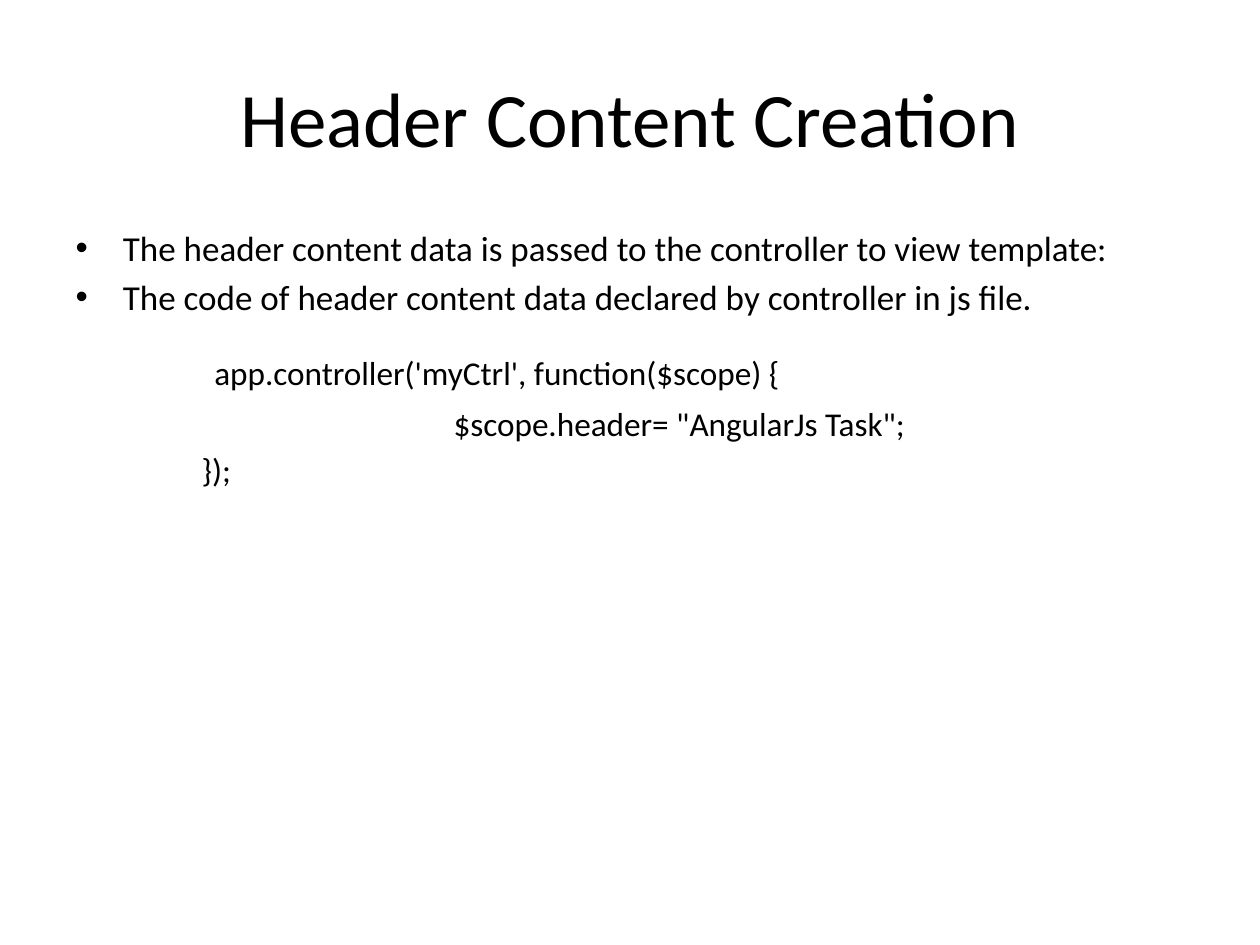
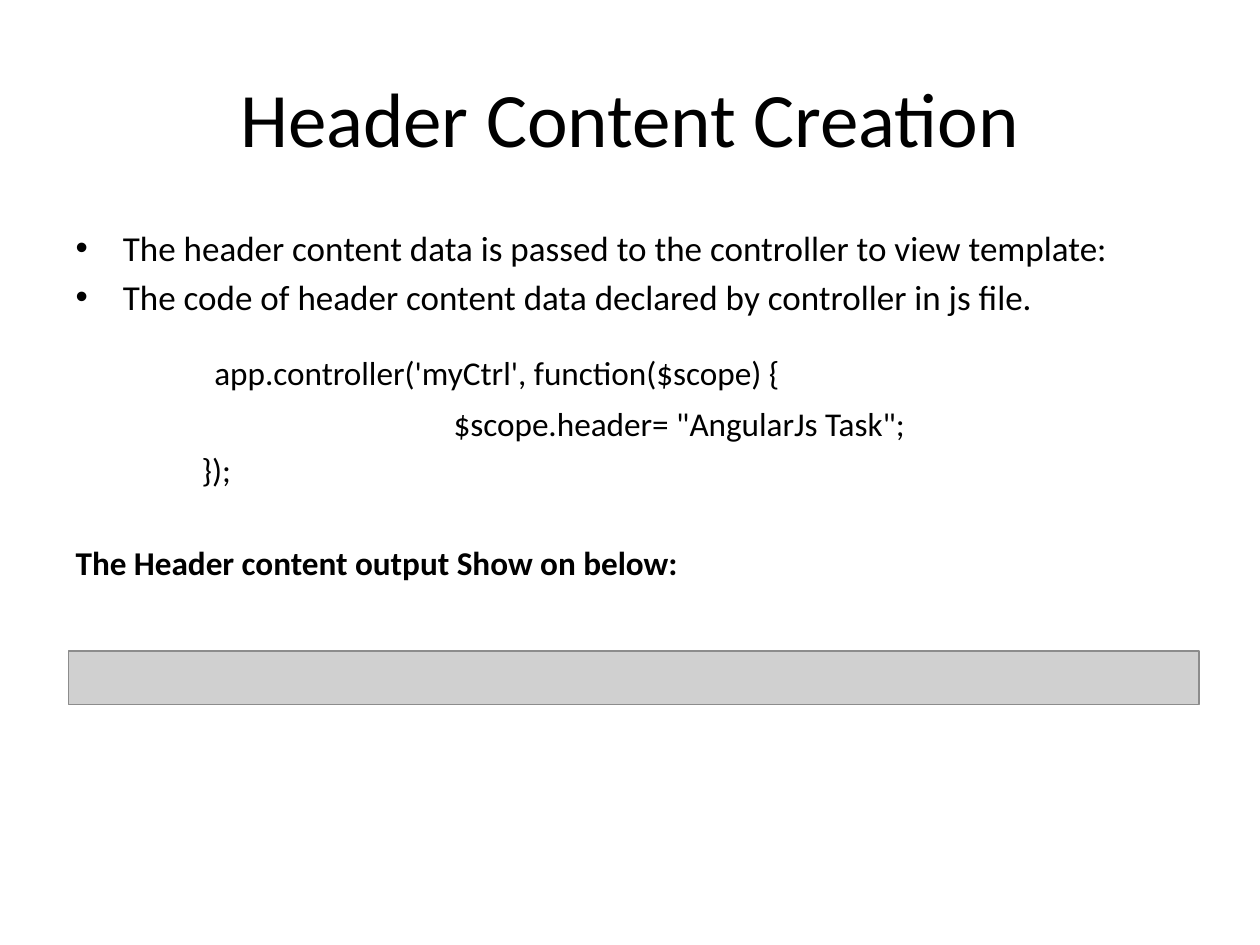
Before and after one commit to Prabugce/Template, a slide deck: slide 11 of Today.pptx. Drawn at 1260x945 pixels with LibreOffice and Linux fonts; fonts in the diff are those of the drawing; grey boxes stand for pictures. Boxes give left, top, right and bottom in pixels: in the first picture for what was removed or moved away, otherwise in the second. Text is boxed around its words. In the diff, an @@ line names an element or a change of style, - is before the commit and + after.

```diff
--- a/Today.pptx
+++ b/Today.pptx
@@ text at <box>76,551,677,581</box>: paragraph added @@
+The Header content output Show on below:
@@ picture added at <box>68,651,1200,706</box> @@
```
